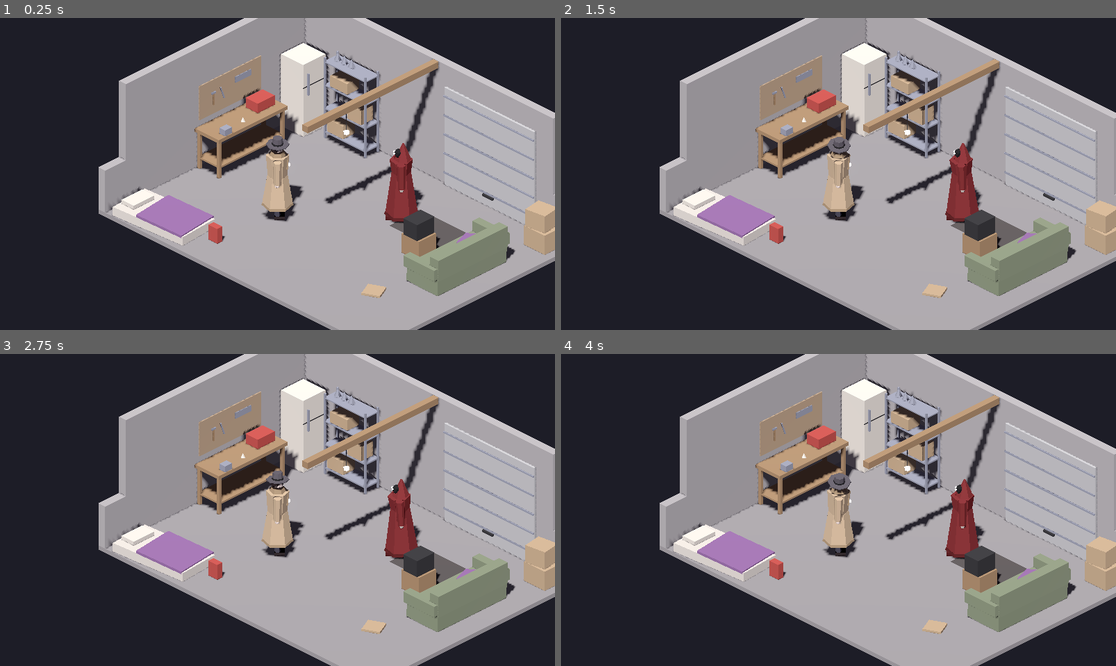
Above: before the commit, frames 1-4 (two rows, left to right).
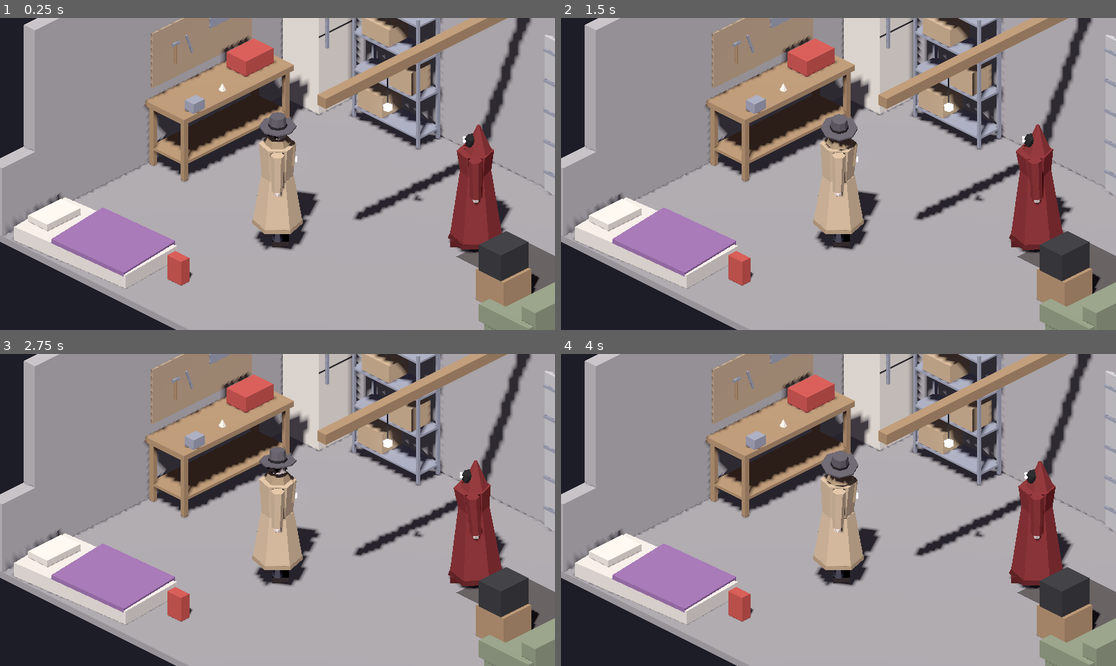
Above: after the commit, the same moments.

Repository: klhall1987/eldritch-tactics
Game: Godot game, scene res://scenes/main.tscn
Two runs of this game, one before a commit and one after it. Both use one fixed random seed, a clock stepped at 60 frames per second and the inputs below.
Inputs (mouse positions are in pixels of both pictures, inside the frame that each line leads up to):
- Up to frame 1 (0.25 s): no input
- Up to frame 2 (1.5 s): tap Enter at 0.5 s; move the mouse to (960, 158) at 0.52 s; hold Shift 0.53-1.25 s; click (960, 158) at 0.67 s; drag from (727, 189) to (810, 236) at 1.27 s
- Up to frame 3 (2.75 s): move the mouse to (333, 441) at 2.02 s; tap Ctrl at 2.1 s; click (333, 441) at 2.17 s
- Up to frame 4 (4 s): drag from (810, 572) to (672, 463) at 2.77 s; move the mouse to (1005, 556) at 3.52 s; tap Alt at 3.6 s; click (1005, 556) at 3.67 s

The runs differ from the first frame. In frame 1, 64% of the frame differs, in the area x 0-100%, y 0-100%; in frame 2, 64%; in frame 3, 64%; in frame 4, 64%.

Commit message:
Fix focus

Diff:
--- a/scenes/main.tscn
+++ b/scenes/main.tscn
@@ -37,7 +37,7 @@
 transform = Transform3D(0.707107, -0.353553, 0.612372, 0, 0.866025, 0.5, -0.707107, -0.353553, 0.612372, 11.0474, 11, 12.8474)
 projection = 1
 current = true
-size = 6.4
+size = 4.0
 far = 100.0
 script = ExtResource("5_follow")
 target_path = NodePath("../Detective")
